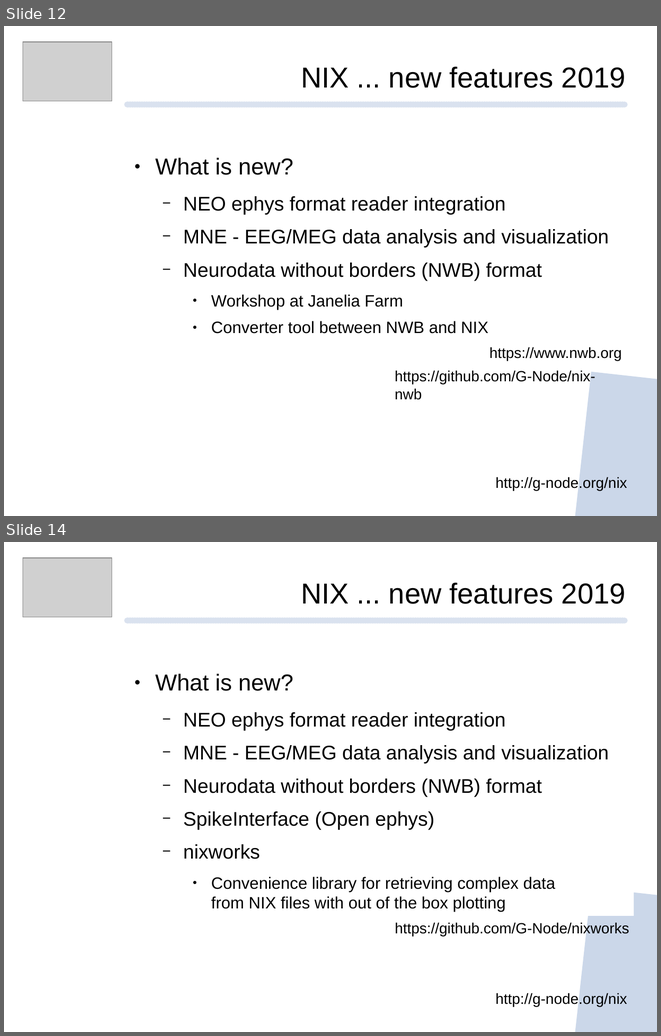
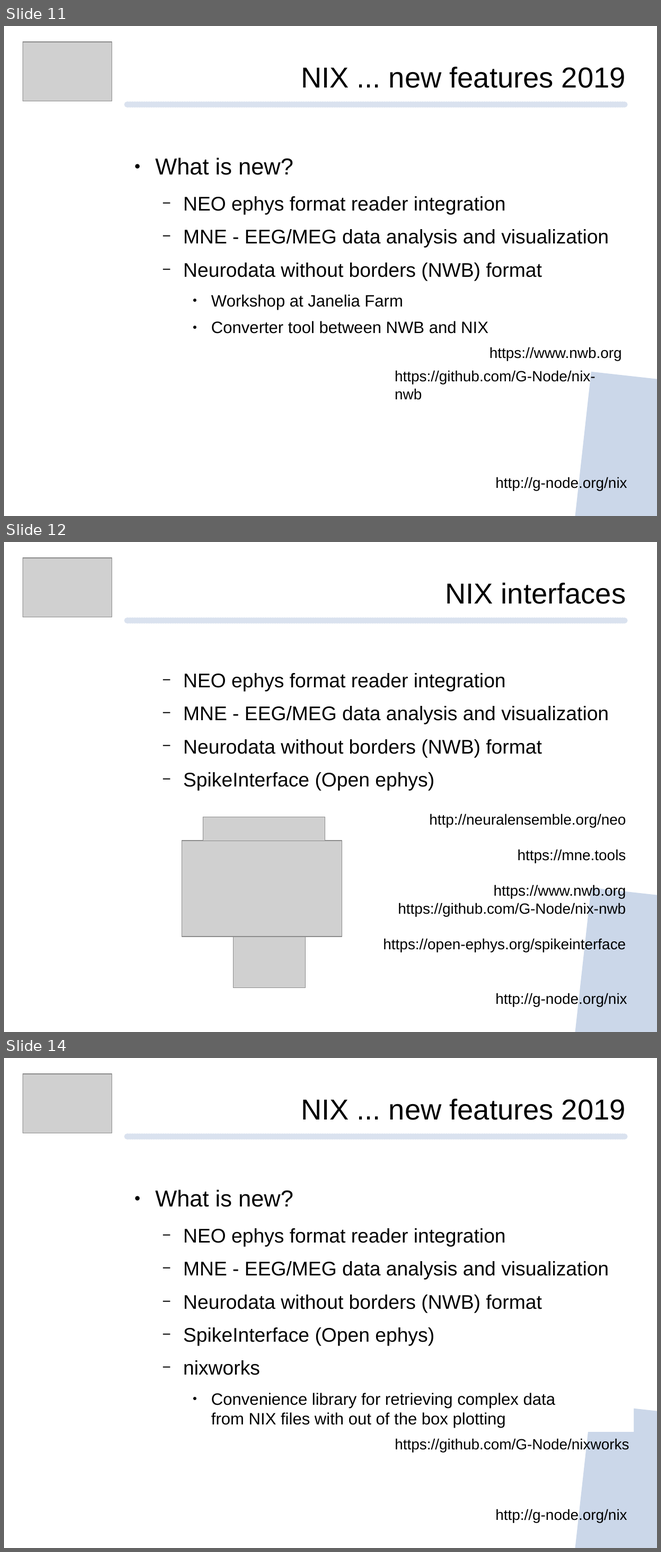
Before and after one commit to mpsonntag/prespost, a slide deck: 202009_BCCN_online/202009_BCCN_Online_conference.odp. Shown one above the other, each under a label of ours: slides 12 and 14 before the commit, slides 11, 12 and 14 after it; the slides between them are not shown. The pictures are 661x1036 and 661x1552 pixels, drawn with LibreOffice and Linux fonts; fonts in the diff are those of the drawing; grey boxes stand for pictures; background and template pictures are left out. Boxes give left, top, right and bottom in pixels: in the first picture for what was removed or moved away, otherwise in the second. Text is boxed around its words. In the diff, an @@ line names an element or a change of style, - is before the commit and + after.

```diff
--- a/202009_BCCN_online/202009_BCCN_Online_conference.odp
+++ b/202009_BCCN_online/202009_BCCN_Online_conference.odp
@@ slide 12 added at [4,542,657,1032], background #FFFFFF; not listed: 2 template elements that a slide beside it also shows @@
@@ picture added at [23,558,113,617] @@
@@ text added at [445,582,626,604], 35 pt, text #000000 @@
+NIX interfaces
@@ text added at [183,673,609,791], 24 pt, text #000000 @@
+  − NEO ephys format reader integration
+  − MNE - EEG/MEG data analysis and visualization
+  − Neurodata without borders (NWB) format
+  − SpikeInterface (Open ephys)
@@ picture added at [203,817,325,840] @@
@@ text added at [383,813,626,952], 18 pt, text #000000 @@
+http://neuralensemble.org/neo
+https://mne.tools
+https://www.nwb.org
+https://github.com/G-Node/nix-nwb
+https://open-ephys.org/spikeinterface
@@ picture added at [182,840,342,937] @@
@@ picture added at [233,915,306,988] @@
@@ text added at [495,992,627,1006], 18 pt, text #000000 @@
+http://g-node.org/nix
@@ what was slide 12 is now slide 11 @@
```
Also in this commit, not shown: 6 slides changed, 2 other slides added, 3 slides removed.
